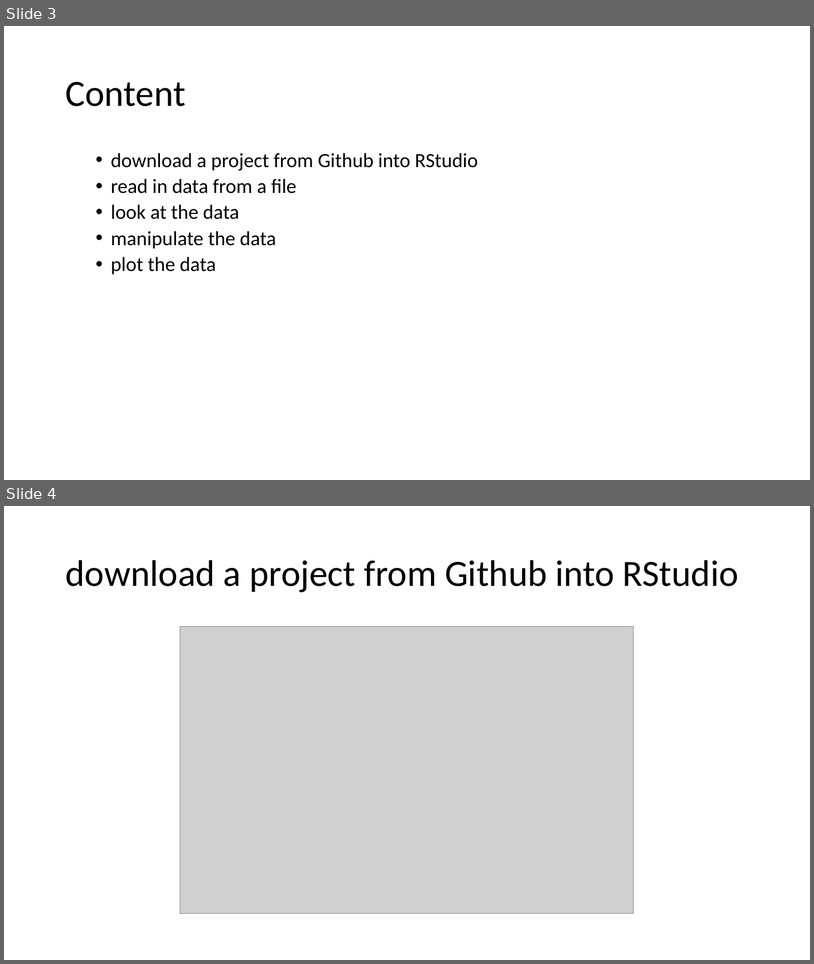
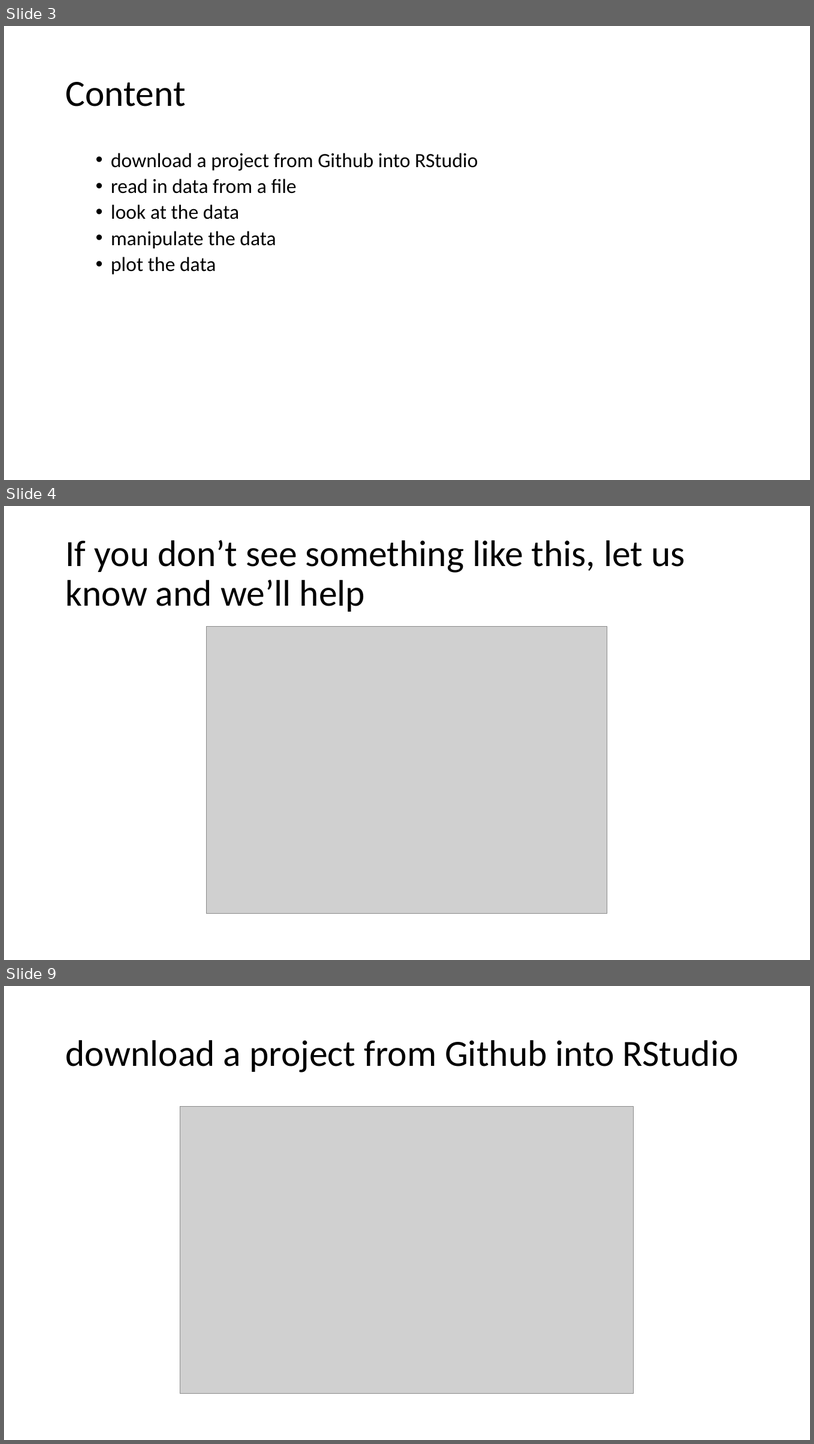
Before and after one commit to uclh-criu/learning-datascience, a slide deck: sessions/1-R-taster.pptx. Shown one above the other, each under a label of ours: slides 3 and 4 before the commit, slides 3, 4 and 9 after it; the slides between them are not shown. The pictures are 814x964 and 814x1444 pixels, drawn with LibreOffice and Linux fonts; fonts in the diff are those of the drawing; grey boxes stand for pictures. Boxes give left, top, right and bottom in pixels: in the first picture for what was removed or moved away, otherwise in the second. Text is boxed around its words. In the diff, an @@ line names an element or a change of style, - is before the commit and + after.

```diff
--- a/sessions/1-R-taster.pptx
+++ b/sessions/1-R-taster.pptx
@@ slide 4 added at bbox=[4, 506, 810, 960], background #FFFFFF @@
@@ title added at bbox=[65, 540, 685, 612], 44 pt, text #000000 @@
+If you don’t see something like this, let us know and we’ll help
@@ picture added at bbox=[207, 627, 607, 914] @@
@@ what was slide 4 is now slide 9 @@
```
Also in this commit, not shown: 5 other slides added, 7 other files.
